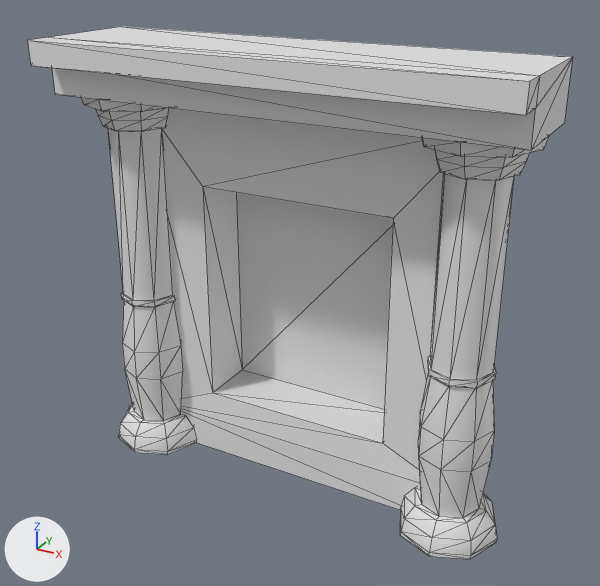
What one commit did to the FBX model Assets/Models/Environment/ST_Wall_B.fbx.
One viewpoint serves both versions: a camera (50 mm lens) standing at (4.18, -7.33, 6.17) and looking at (0.13, 0.04, 2.48). Lighting does not change. The marker at lower left points along +X, +Y and +Z. Mesh edges are drawn as thin lines. Where no turn or scale is listed for an object, it has been applied to the vertices.

The first picture shows 'ST_Wall_B'.
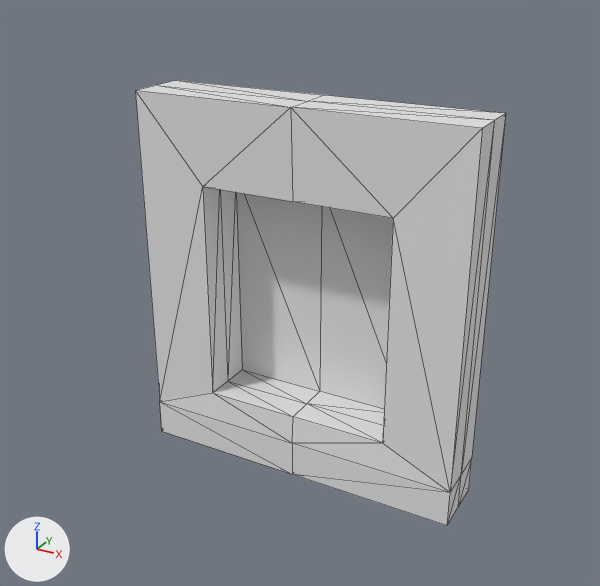
Where the newer file only moved an object's origin or applied its transform, the numbers keep the older frame.

The edits, one by one:
me_mesh is used by ob_st_wall_b; location (0.0, 0.0, 0.0).
me_mesh had 307 vertices, 598 faces and spanned x -2.61..2.61, y -0.84..0.84, z 0.0..5.1.
me_mesh now has 44 vertices, 84 faces and spans x -2.0..2.0, y 0.08..0.84, z 0.0..4.5.
me_mesh part 1: the loose piece of 136 vertices spanning x -2.61..-1.39, y -0.52..0.69, z 0.0..4.5 is deleted.
me_mesh part 2: the loose piece of 136 vertices spanning x 1.39..2.61, y -0.52..0.69, z 0.0..4.5 is deleted.
Part 3, on me_mesh:
15 vertices are removed from x -2.61..2.61, y -0.84..0.65, z 4.5..5.1.
60 faces are deleted.
4 vertices are added at (-1.16, 0.45, 3.49), (1.16, 0.45, 3.49), (-1.16, 0.45, 0.81), (1.16, 0.45, 0.81).
6 new vertices lie (0.0, 0.38, 0.0) away from vertices in x -2.0..2.0, y 0.08, z 0.0..4.5.
8 new vertices lie (-2.0, 0.0, 0.0) away from vertices in x 2.0, y 0.08..0.84, z 0.0..4.5.
6 new vertices lie (-1.16, 0.0, 0.0) away from vertices in x 1.16, y 0.11..0.79, z 0.81..3.49.
82 new faces join them.

Location of each change, [x1, y1, x2, y2] in pixels of the pictures (600 x 586 px; the box of a moved part takes in the faces that stretch with it):
'ST_Wall_B', reshaped (32% narrower, 16% shorter)
    before: [28, 27, 573, 559]
    after: [135, 80, 506, 526]
part 1 of me_mesh, deleted
    before: [82, 97, 197, 455]
part 2 of me_mesh, deleted
    before: [400, 136, 549, 559]
part 3 of me_mesh, moved or reshaped
    before: [28, 27, 573, 510]
    after: [135, 80, 506, 526]
